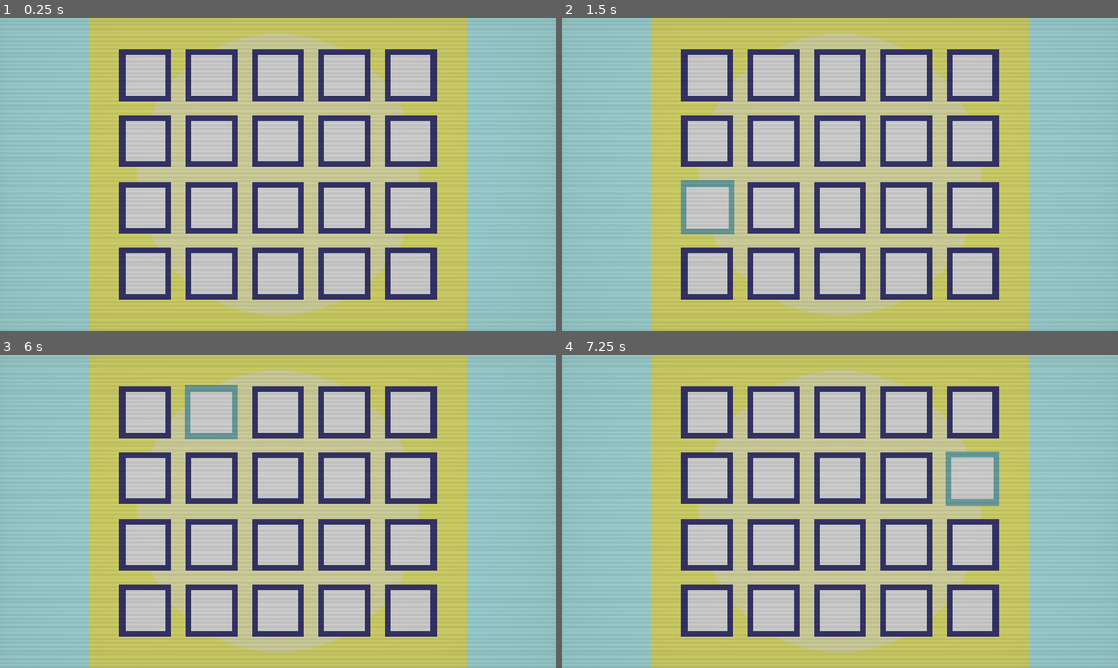
Above: before the commit, frames 1-4 (two rows, left to right).
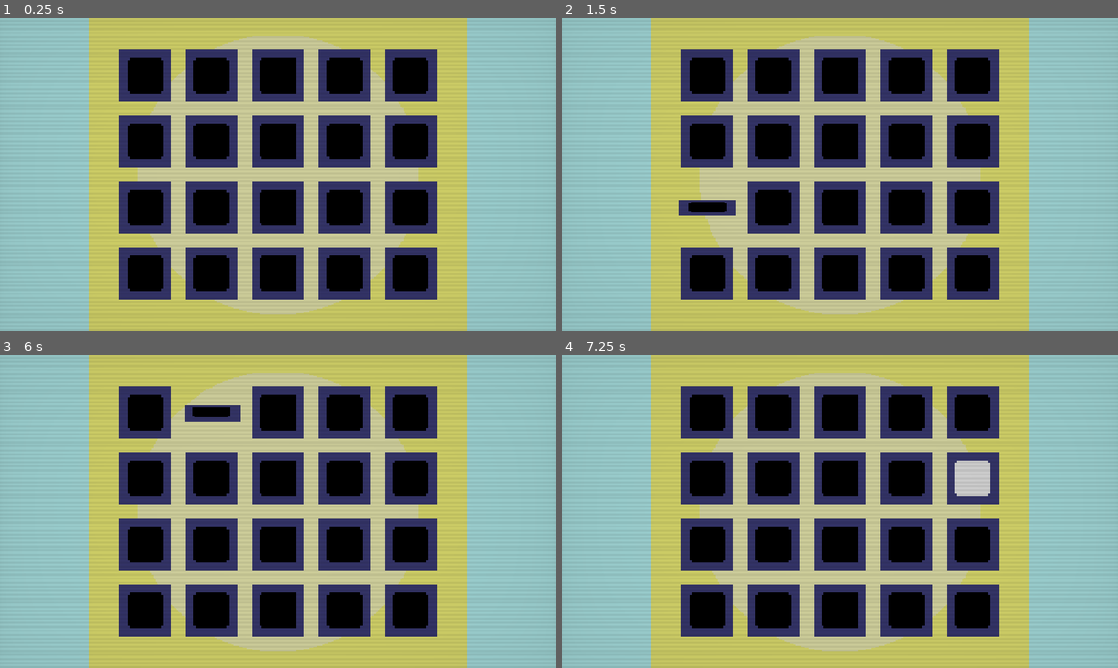
Above: after the commit, the same moments.

Repository: jamsaltman/game1
Game: Godot game, scene res://scenes/main.tscn
The game is run twice, just before and just after one commit, with the same random seed, the same clock (stepped at 60 frames per second) and the same inputs.
Inputs (mouse positions are in pixels of both pictures, inside the frame that each line leads up to):
- Up to frame 1 (0.25 s): no input
- Up to frame 2 (1.5 s): tap Enter at 0.5 s; move the mouse to (962, 158) at 0.52 s; tap R at 0.6, 1.35 s; click (962, 158) at 0.67 s; move the mouse to (728, 190) at 1.27 s; click (728, 190) at 1.42 s
- Up to frame 3 (6 s): move the mouse to (333, 442) at 2.02 s; tap R every 0.75 s from 2.1 to 5.85 s; click (333, 442) at 2.17 s; tap Space at 2.75, 4.25, 5.75 s; move the mouse to (250, 574) at 2.77 s; click (250, 574) at 2.92 s; tap Enter at 3.5, 5 s; move the mouse to (444, 558) at 3.52 s; click (444, 558) at 3.67 s; move the mouse to (111, 464) at 4.27 s; click (111, 464) at 4.42 s; move the mouse to (305, 511) at 5.02 s; click (305, 511) at 5.17 s; move the mouse to (194, 433) at 5.77 s; click (194, 433) at 5.92 s
- Up to frame 4 (7.25 s): move the mouse to (962, 495) at 6.52 s; tap R at 6.6 s; click (962, 495) at 6.67 s

The runs differ from the first frame. In frame 1, 19% of the frame differs, in the area x 21-79%, y 4-96%; in frame 2, 20%; in frame 3, 20%; in frame 4, 19%.

Commit message:
Fix tile flipping input and pixelated card rendering

Diff:
--- a/scripts/board.gd
+++ b/scripts/board.gd
@@ -88,16 +88,18 @@
 	if camera == null:
 		return null
 
-	var ray_origin := camera.project_ray_origin(screen_pos)
-	var ray_end := ray_origin + camera.project_ray_normal(screen_pos) * 100.0
-	var query := PhysicsRayQueryParameters3D.create(ray_origin, ray_end)
-	var result := get_world_3d().direct_space_state.intersect_ray(query)
-	if result.is_empty():
+	var board_point: Variant = _screen_to_board_point(camera, screen_pos)
+	if board_point == null:
 		return null
 
-	var collider = result.get("collider")
-	if collider != null and collider.has_method("flip_to_front") and collider.has_method("set_hovered"):
-		return collider
+	for tile in _tiles:
+		if not is_instance_valid(tile):
+			continue
+
+		var half_width: float = tile.tile_width * 0.5
+		var half_depth: float = tile.tile_depth * 0.5
+		if abs(board_point.x - tile.position.x) <= half_width and abs(board_point.z - tile.position.z) <= half_depth:
+			return tile
 	return null
 
 
@@ -151,3 +153,20 @@
 	camera.size = maxf(required_height, required_width_as_height)
 	camera.position = Vector3(0.0, 8.4, 0.0)
 	camera.look_at(Vector3.ZERO, Vector3.BACK)
+
+
+func _screen_to_board_point(camera: Camera3D, screen_pos: Vector2):
+	if _tiles.is_empty():
+		return null
+
+	var ray_origin := camera.project_ray_origin(screen_pos)
+	var ray_normal := camera.project_ray_normal(screen_pos)
+	if is_zero_approx(ray_normal.y):
+		return null
+
+	var plane_y: float = _tiles[0].position.y
+	var travel: float = (plane_y - ray_origin.y) / ray_normal.y
+	if travel < 0.0:
+		return null
+
+	return ray_origin + ray_normal * travel
--- a/scripts/icon_library.gd
+++ b/scripts/icon_library.gd
@@ -18,6 +18,10 @@
 	"bolt": Color8(255, 232, 113),
 	"moon": Color8(164, 149, 230),
 }
+static var FACE_BG_FRONT := Color8(242, 242, 242)
+static var FACE_BG_BACK := Color8(18, 18, 18)
+static var FACE_BG_FRONT_HOVER := Color8(255, 255, 255)
+static var FACE_BG_BACK_HOVER := Color8(40, 40, 40)
 
 
 static func make_icon_texture(icon_id: String, size: int = 16) -> ImageTexture:
@@ -40,6 +44,19 @@
 			_draw_moon(image, ink)
 		_:
 			_draw_gem(image, ink)
+
+	return ImageTexture.create_from_image(image)
+
+
+static func make_face_texture(icon_id: String, is_front: bool, hovered: bool = false, size: int = 16) -> ImageTexture:
+	var image := Image.create(size, size, false, Image.FORMAT_RGBA8)
+	image.fill(Color(0, 0, 0, 0))
+
+	var face_color := FACE_BG_FRONT if is_front else FACE_BG_BACK
+	if hovered:
+		face_color = FACE_BG_FRONT_HOVER if is_front else FACE_BG_BACK_HOVER
+
+	_draw_rounded_rect(image, Rect2i(1, 1, size - 2, size - 2), 3, face_color)
 
 	return ImageTexture.create_from_image(image)
 
@@ -107,3 +124,14 @@
 	for y in range(rect.position.y, rect.position.y + rect.size.y):
 		for x in range(rect.position.x, rect.position.x + rect.size.x):
 			image.set_pixel(x, y, color)
+
+
+static func _draw_rounded_rect(image: Image, rect: Rect2i, radius: int, color: Color) -> void:
+	for y in range(rect.position.y, rect.position.y + rect.size.y):
+		for x in range(rect.position.x, rect.position.x + rect.size.x):
+			var local_x: float = x - rect.position.x
+			var local_y: float = y - rect.position.y
+			var dx: float = max(abs(local_x - (rect.size.x - 1) * 0.5) - (rect.size.x * 0.5 - radius), 0.0)
+			var dy: float = max(abs(local_y - (rect.size.y - 1) * 0.5) - (rect.size.y * 0.5 - radius), 0.0)
+			if dx * dx + dy * dy <= radius * radius:
+				image.set_pixel(x, y, color)
--- a/scripts/main.gd
+++ b/scripts/main.gd
@@ -1,4 +1,6 @@
 extends Control
+
+const TARGET_INTERNAL_HEIGHT := 270.0
 
 @onready var _game_viewport: SubViewport = $GameViewport
 @onready var _pixel_display: TextureRect = $UI/PixelDisplay
@@ -21,7 +23,7 @@
 	_board.update_hover(pointer.position, pointer.inside)
 
 
-func _unhandled_input(event: InputEvent) -> void:
+func _input(event: InputEvent) -> void:
 	if event is InputEventMouseButton and event.pressed and event.button_index == MOUSE_BUTTON_LEFT:
 		var pointer := _get_pointer_data()
 		if pointer.inside:
@@ -34,13 +36,17 @@
 
 func _resize_display() -> void:
 	var window_size := get_viewport_rect().size
-	var viewport_size := Vector2i(maxi(1, int(window_size.x)), maxi(1, int(window_size.y)))
+	var render_scale := maxf(window_size.y / TARGET_INTERNAL_HEIGHT, 1.0)
+	var viewport_size := Vector2i(
+		maxi(1, int(round(window_size.x / render_scale))),
+		maxi(1, int(round(window_size.y / render_scale)))
+	)
 	_game_viewport.size = viewport_size
 
 	var filter_material := _pixel_display.material as ShaderMaterial
 	if filter_material != null:
 		filter_material.set_shader_parameter("source_size", Vector2(viewport_size))
-		filter_material.set_shader_parameter("display_scale", 1.0)
+		filter_material.set_shader_parameter("display_scale", render_scale)
 
 	_board.fit_camera(_camera, window_size)
 
@@ -55,6 +61,8 @@
 		}
 
 	var local_position := mouse_position - display_rect.position
+	local_position.x *= _game_viewport.size.x / maxf(display_rect.size.x, 1.0)
+	local_position.y *= _game_viewport.size.y / maxf(display_rect.size.y, 1.0)
 	local_position.x = clampf(local_position.x, 0.0, _game_viewport.size.x - 1.0)
 	local_position.y = clampf(local_position.y, 0.0, _game_viewport.size.y - 1.0)
 	return {
--- a/scripts/tile.gd
+++ b/scripts/tile.gd
@@ -21,6 +21,9 @@
 @export var tile_width: float = 1.0
 @export var tile_depth: float = 1.0
 @export var tile_height: float = 0.24
+@export var face_texture_size: int = 18
+@export var flip_lift_height: float = 0.32
+@export_range(0.02, 1.0, 0.01) var flip_squash_depth: float = 0.08
 
 var is_animating: bool = false
 
@@ -64,6 +67,7 @@
 	_hovered = next_hover
 	_visual_root.position.y = 0.08 if _hovered else 0.0
 	_visual_root.scale = Vector3.ONE * (1.04 if _hovered else 1.0)
+	_update_face_texture()
 	_sync_material_tint()
 
 
@@ -83,8 +87,14 @@
 	_flip_tween = create_tween()
 	_flip_tween.set_trans(Tween.TRANS_CUBIC)
 	_flip_tween.set_ease(Tween.EASE_OUT)
+	_flip_tween.parallel().tween_property(_visual_root, "position:y", flip_lift_height, flip_duration * 0.5)
+	_flip_tween.parallel().tween_property(_visual_root, "scale", Vector3(1.1, 1.0, flip_squash_depth), flip_duration * 0.5)
 	_flip_tween.tween_property(self, "rotation_degrees:x", 90.0, flip_duration * 0.5)
 	_flip_tween.tween_callback(_swap_visible_face)
+	_flip_tween.set_trans(Tween.TRANS_BACK)
+	_flip_tween.set_ease(Tween.EASE_OUT)
+	_flip_tween.parallel().tween_property(_visual_root, "position:y", 0.0, flip_duration * 0.5)
+	_flip_tween.parallel().tween_property(_visual_root, "scale", Vector3.ONE, flip_duration * 0.5)
 	_flip_tween.tween_property(self, "rotation_degrees:x", 180.0, flip_duration * 0.5)
 	_flip_tween.finished.connect(_finish_flip, CONNECT_ONE_SHOT)
 
@@ -96,6 +106,8 @@
 
 func _finish_flip() -> void:
 	is_animating = false
+	_visual_root.position.y = 0.0
+	_visual_root.scale = Vector3.ONE
 	is_flipped = true
 	if _tile_data != null:
 		_tile_data.is_flipped = true
@@ -134,12 +146,15 @@
 	_back_material.roughness = 1.0
 	_back_material.cull_mode = BaseMaterial3D.CULL_DISABLED
 	_back_material.shading_mode = BaseMaterial3D.SHADING_MODE_UNSHADED
+	_back_material.transparency = BaseMaterial3D.TRANSPARENCY_ALPHA
+	_back_material.texture_filter = BaseMaterial3D.TEXTURE_FILTER_NEAREST
 
 	_front_material = StandardMaterial3D.new()
 	_front_material.albedo_color = Color8(248, 244, 225)
 	_front_material.roughness = 1.0
 	_front_material.cull_mode = BaseMaterial3D.CULL_DISABLED
 	_front_material.shading_mode = BaseMaterial3D.SHADING_MODE_UNSHADED
+	_front_material.transparency = BaseMaterial3D.TRANSPARENCY_ALPHA
 	_front_material.texture_filter = BaseMaterial3D.TEXTURE_FILTER_NEAREST
 
 	_body_mesh.set_surface_override_material(0, _base_material)
@@ -152,7 +167,8 @@
 	if _front_material == null:
 		return
 
-	_front_material.albedo_texture = _icon_library.make_icon_texture(icon_id)
+	_front_material.albedo_texture = _icon_library.make_face_texture(icon_id, true, _hovered, face_texture_size)
+	_back_material.albedo_texture = _icon_library.make_face_texture(icon_id, false, _hovered, face_texture_size)
 	_sync_material_tint()
 
 
@@ -167,5 +183,5 @@
 		return
 
 	_base_material.albedo_color = Color8(88, 124, 168) if _hovered else Color8(55, 65, 82)
-	_back_material.albedo_color = Color8(232, 236, 230) if _hovered else Color8(218, 221, 214)
-	_front_material.albedo_color = Color8(255, 249, 232) if _hovered else Color8(248, 244, 225)
+	_back_material.albedo_color = Color.WHITE
+	_front_material.albedo_color = Color.WHITE
